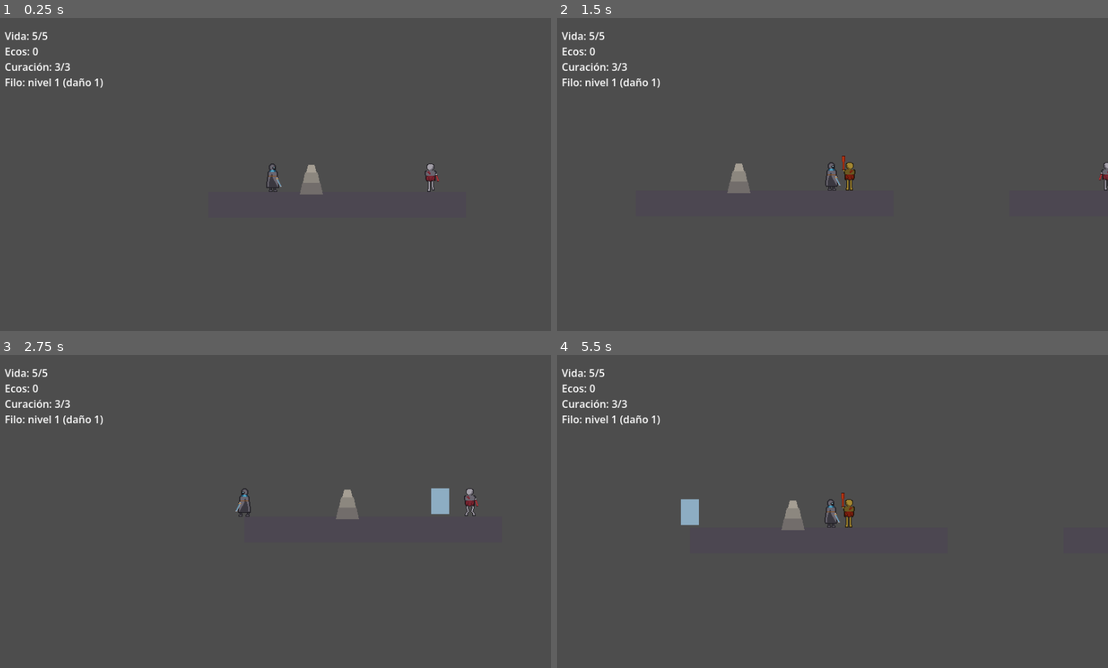
Above: before the commit, frames 1-4 (two rows, left to right).
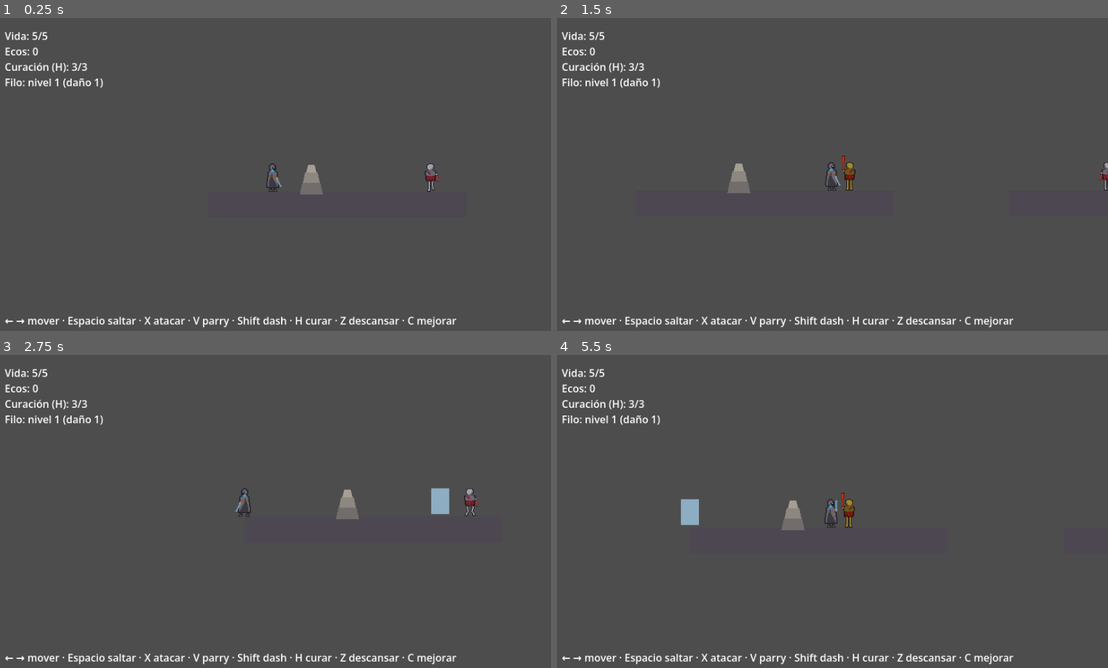
Above: after the commit, the same moments.

Repository: fcorguez92/desmemoria
Game: Godot game, scene res://game/levels/test_level.tscn
The game is run twice, just before and just after one commit, with the same random seed, the same clock (stepped at 60 frames per second) and the same inputs.
Inputs:
- Up to frame 1 (0.25 s): no input
- Up to frame 2 (1.5 s): tap Enter (ui_accept) at 0.5, 0.77 s; hold Right (ui_right) from 0.53 s (still down); tap X (attack) at 0.6 s; tap Shift (dash) at 0.8, 1.35 s
- Up to frame 3 (2.75 s): tap Enter (ui_accept) at 1.52 s; tap H (heal) at 1.55, 2.1 s; release Right (ui_right) at 2.03 s; hold Left (ui_left) from 2.03 s (still down); tap V (parry, bound only after the commit) at 2.3 s
- Up to frame 4 (5.5 s): release Left (ui_left) at 2.78 s; hold Right (ui_right) 2.78-4.28 s; tap V (parry, bound only after the commit) at 2.85, 5.3 s; tap Enter (ui_accept) at 3.02, 3.77, 4.52 s; tap X (attack) at 3.05, 3.6 s; tap Shift (dash) at 3.8, 4.35 s; hold Left (ui_left) 4.28-5.03 s; tap H (heal) at 4.55, 5.1 s; hold Right (ui_right) from 5.03 s (still down)

The runs differ from the first frame. In frame 1, 1.0% of the frame differs, in the area x 0-83%, y 14-99%; in frame 2, 1.0%; in frame 3, 1.0%; in frame 4, 1.1%.

Commit message:
Add parry (V), and show the controls and heal key in the HUD.
ParryComponent (core) opens a 0.2 s window on press in which a frontal
blow is deflected instead of dealing damage; there is a 0.7 s cooldown
and no attacking while on guard. A successful parry stuns the attacker
for 1.2 s (blue tint, cannot attack) and makes it take double damage,
rewarding the risk. Melee hits now pass the attacker to take_hit (an
optional third argument) so it can be stunned. Adds a guard pose to the
wanderer sprite, blue spark/flash/shake feedback, and a controls hint
plus "Curacion (H)" in the HUD, since the heal key was not shown anywhere.
Smoke tests cover the window, front/back hits, a timed parry with the
double-damage counter, and an early parry that fails (109 checks). Docs
and decision log updated.

Co-Authored-By: Claude Sonnet 5 <noreply@anthropic.com>

Diff:
--- a/core/components/melee_attack_component.gd
+++ b/core/components/melee_attack_component.gd
@@ -1,7 +1,7 @@
 class_name MeleeAttackComponent
 extends Node
 ## Ataque cuerpo a cuerpo: golpea una vez, con enfriamiento, a todo lo que
-## esté dentro de `hitbox` y tenga un método `take_hit(damage, from_direction)`.
+## esté dentro de `hitbox` y tenga un método `take_hit(damage, from_direction, attacker)`.
 ##
 ## Consulta los solapamientos en el instante del ataque en lugar de usar
 ## señales, para evitar depender del orden de eventos de la física.
@@ -42,6 +42,6 @@
 			continue
 		if target_group != &"" and not body.is_in_group(target_group):
 			continue
-		body.take_hit(damage, facing)
+		body.take_hit(damage, facing, attacker)
 		hit_landed.emit(body)
 	return true
--- /dev/null
+++ b/core/components/parry_component.gd
@@ -0,0 +1,54 @@
+class_name ParryComponent
+extends Node
+## Parry: al pulsar se abre una ventana muy breve durante la que un golpe frontal
+## se desvía en lugar de hacer daño. Si el golpe llega antes o después de la
+## ventana, o por la espalda, se recibe con normalidad. Tras pulsar hay un
+## enfriamiento, para que no se pueda pulsar sin riesgo todo el rato.
+##
+## No sabe qué pasa al desviar: emite `parried` y el dueño reacciona (efectos,
+## aturdir al atacante...). El dueño la consulta desde su `take_hit()`.
+
+## Se emite al abrir la ventana (para mostrar la pose de guardia).
+signal started
+## Se emite al desviar un golpe; `attacker` puede ser null.
+signal parried(attacker: Node)
+
+## Segundos que dura la ventana de desvío tras pulsar.
+@export var window: float = 0.2
+## Segundos, contados desde la pulsación, hasta poder volver a parar.
+@export var cooldown: float = 0.7
+
+var is_active: bool = false
+
+var _window_timer: float = 0.0
+var _cooldown_timer: float = 0.0
+
+
+func _physics_process(delta: float) -> void:
+	_cooldown_timer = maxf(_cooldown_timer - delta, 0.0)
+	_window_timer = maxf(_window_timer - delta, 0.0)
+	if is_active and _window_timer <= 0.0:
+		is_active = false
+
+
+## Abre la ventana de desvío. Devuelve false si está en enfriamiento o ya abierta.
+func try_start() -> bool:
+	if is_active or _cooldown_timer > 0.0:
+		return false
+	is_active = true
+	_window_timer = window
+	_cooldown_timer = cooldown
+	started.emit()
+	return true
+
+
+## Intenta desviar un golpe. `blow_direction` es la dirección en la que viaja el
+## golpe y `facing` la dirección a la que mira quien para: solo se desvían los
+## golpes frontales (los que viajan hacia quien para). Devuelve true si lo desvía.
+func try_deflect(blow_direction: int, facing: int, attacker: Node = null) -> bool:
+	if not is_active or blow_direction != -facing:
+		return false
+	is_active = false
+	_window_timer = 0.0
+	parried.emit(attacker)
+	return true
--- a/core/effects/hit_spark.gd
+++ b/core/effects/hit_spark.gd
@@ -10,9 +10,10 @@
 @export var duration: float = 0.18
 
 
-static func spawn(parent: Node, at: Vector2) -> void:
+static func spawn(parent: Node, at: Vector2, spark_color: Color = Color(1.0, 0.95, 0.7)) -> void:
 	var spark := HitSpark.new()
 	parent.add_child(spark)
+	spark.color = spark_color
 	spark.global_position = at
 
 
--- a/game/enemy/enemy.gd
+++ b/game/enemy/enemy.gd
@@ -4,9 +4,14 @@
 ## retroceder y cancela su ataque. Da Ecos al morir.
 
 const TELEGRAPH_COLOR := Color(1.0, 0.85, 0.3)
+const STUN_COLOR := Color(0.7, 0.9, 1.0)
 
 @export var ecos_reward: int = 2
 @export var gravity: float = 2250.0
+## Segundos de aturdimiento tras un parry, durante los que recibe doble daño.
+@export var parry_stun_time: float = 1.2
+
+var _stun_timer: float = 0.0
 
 @onready var health: HealthComponent = $HealthComponent
 @onready var hit_flash: HitFlashComponent = $HitFlashComponent
@@ -28,6 +33,11 @@
 
 
 func _physics_process(delta: float) -> void:
+	if _stun_timer > 0.0:
+		_stun_timer -= delta
+		if _stun_timer <= 0.0:
+			visual.modulate = Color.WHITE
+
 	if is_on_floor():
 		velocity.y = 0.0
 	else:
@@ -43,12 +53,22 @@
 
 
 ## Contrato "golpeable" (ver docs/arquitectura.md).
-func take_hit(damage: int, from_direction: int) -> void:
-	if health.take_hit(damage):
+func take_hit(damage: int, from_direction: int, _attacker: Node = null) -> void:
+	var stunned := _stun_timer > 0.0
+	if health.take_hit(damage * 2 if stunned else damage):
 		knockback.apply(from_direction)
-		ai.interrupt()
-		visual.modulate = Color.WHITE
+		ai.interrupt(maxf(0.3, _stun_timer))
+		visual.modulate = STUN_COLOR if stunned else Color.WHITE
 		attack_visual.reset()
+
+
+## Le han desviado el golpe: se queda aturdido, sin poder atacar, y recibe doble
+## daño mientras dure. Lo llama el jugador (ver Player._on_parried).
+func on_parried() -> void:
+	_stun_timer = parry_stun_time
+	ai.interrupt(parry_stun_time)
+	attack_visual.reset()
+	visual.modulate = STUN_COLOR
 
 
 func _on_damaged(_amount: int) -> void:
--- a/game/player/player.gd
+++ b/game/player/player.gd
@@ -27,6 +27,8 @@
 @onready var knockback: KnockbackComponent = $KnockbackComponent
 @onready var attack_visual: AttackVisualComponent = $AttackVisualComponent
 @onready var screen_shake: ScreenShakeComponent = $ScreenShakeComponent
+@onready var parry: ParryComponent = $ParryComponent
+@onready var parry_flash: HitFlashComponent = $ParryFlash
 @onready var weapon: TieredUpgrade = $WeaponUpgrade
 @onready var visual: Sprite2D = $Visual
 @onready var animator: SheetAnimator = $SheetAnimator
@@ -44,6 +46,7 @@
 	health.damaged.connect(_on_damaged)
 	health.died.connect(die)
 	melee.hit_landed.connect(_on_hit_landed)
+	parry.parried.connect(_on_parried)
 	weapon.changed.connect(_on_weapon_changed)
 	_on_weapon_changed()
 
@@ -52,8 +55,11 @@
 	respawn.track_ground(self)
 	motor.step(self, delta)
 
-	if Input.is_action_just_pressed("attack") and melee.try_attack(self, motor.facing):
+	# Con la guardia alzada no se puede atacar.
+	if Input.is_action_just_pressed("attack") and not parry.is_active and melee.try_attack(self, motor.facing):
 		attack_visual.swing()
+	if Input.is_action_just_pressed("parry") and parry.try_start():
+		animator.play_action("parry")
 	if Input.is_action_just_pressed("heal"):
 		health.use_heal_charge()
 
@@ -71,7 +77,9 @@
 
 
 ## Contrato "golpeable" (ver docs/arquitectura.md).
-func take_hit(damage: int, from_direction: int) -> void:
+func take_hit(damage: int, from_direction: int, attacker: Node = null) -> void:
+	if parry.try_deflect(from_direction, motor.facing, attacker):
+		return
 	if health.take_hit(damage):
 		knockback.apply(from_direction)
 
@@ -187,6 +195,16 @@
 		message_label.text = ""
 
 
+## Golpe desviado: sin daño, con efectos azules, y el atacante queda aturdido.
+func _on_parried(attacker: Node) -> void:
+	parry_flash.flash()
+	screen_shake.shake(5.0, 0.12)
+	if attacker is Node2D:
+		HitSpark.spawn(get_parent(), (global_position + attacker.global_position) / 2.0, Color(0.66, 0.89, 0.95))
+	if attacker and attacker.has_method("on_parried"):
+		attacker.on_parried()
+
+
 func _on_weapon_changed() -> void:
 	melee.damage = weapon.current_value()
 	_update_hud()
@@ -195,5 +213,5 @@
 func _update_hud() -> void:
 	health_label.text = "Vida: %d/%d" % [health.health, health.max_health]
 	ecos_label.text = "Ecos: %d" % ecos
-	heal_label.text = "Curación: %d/%d" % [health.heal_charges, health.max_heal_charges]
+	heal_label.text = "Curación (H): %d/%d" % [health.heal_charges, health.max_heal_charges]
 	weapon_label.text = "Filo: nivel %d (daño %d)" % [weapon.level + 1, weapon.current_value()]
--- a/game/player/player.tscn
+++ b/game/player/player.tscn
@@ -14,6 +14,7 @@
 [ext_resource type="Script" path="res://core/components/screen_shake_component.gd" id="12_shake"]
 [ext_resource type="Texture2D" path="res://game/player/player_sheet.png" id="13_sheet"]
 [ext_resource type="Script" path="res://core/components/sheet_animator.gd" id="14_animator"]
+[ext_resource type="Script" path="res://core/components/parry_component.gd" id="15_parry"]
 
 [sub_resource type="CapsuleShape2D" id="CapsuleShape2D_1"]
 radius = 12.0
@@ -32,12 +33,12 @@
 texture = ExtResource("13_sheet")
 offset = Vector2(0, -4)
 hframes = 4
-vframes = 5
+vframes = 6
 
 [node name="SheetAnimator" type="Node" parent="." node_paths=PackedStringArray("sprite")]
 script = ExtResource("14_animator")
 sprite = NodePath("../Visual")
-animations = {"attack": [4, 3, 12.0, false], "fall": [3, 1, 1.0, false], "idle": [0, 2, 4.0, true], "jump": [2, 1, 1.0, false], "run": [1, 4, 12.0, true]}
+animations = {"attack": [4, 3, 12.0, false], "parry": [5, 2, 10.0, false], "fall": [3, 1, 1.0, false], "idle": [0, 2, 4.0, true], "jump": [2, 1, 1.0, false], "run": [1, 4, 12.0, true]}
 
 [node name="Camera2D" type="Camera2D" parent="."]
 position_smoothing_enabled = true
@@ -124,3 +125,17 @@
 [node name="ScreenShakeComponent" type="Node" parent="." node_paths=PackedStringArray("camera")]
 script = ExtResource("12_shake")
 camera = NodePath("../Camera2D")
+
+[node name="ParryComponent" type="Node" parent="."]
+script = ExtResource("15_parry")
+
+[node name="ParryFlash" type="Node" parent="." node_paths=PackedStringArray("target")]
+script = ExtResource("8_flash")
+target = NodePath("../Visual")
+flash_color = Color(0.6, 0.9, 1, 1)
+duration = 0.15
+
+[node name="ControlsLabel" type="Label" parent="HUD"]
+offset_left = 16.0
+offset_top = 458.0
+text = "← → mover · Espacio saltar · X atacar · V parry · Shift dash · H curar · Z descansar · C mejorar"
--- a/project.godot
+++ b/project.godot
@@ -50,6 +50,11 @@
 "events": [Object(InputEventKey,"resource_local_to_scene":false,"resource_name":"","device":-1,"window_id":0,"alt_press …(190 unchanged characters)…
 ]
 }
+parry={
+"deadzone": 0.5,
+"events": [Object(InputEventKey,"resource_local_to_scene":false,"resource_name":"","device":-1,"window_id":0,"alt_pressed":false,"shift_pressed":false,"ctrl_pressed":false,"meta_pressed":false,"pressed":false,"keycode":0,"physical_keycode":86,"key_label":0,"unicode":0,"location":0,"echo":false,"script":null)
+]
+}
 
 [rendering]
 
--- a/tests/smoke_test.gd
+++ b/tests/smoke_test.gd
@@ -36,6 +36,7 @@
 	await _test_enemy_chases_telegraphs_and_hits()
 	await _test_enemy_attack_can_be_dodged_and_interrupted()
 	await _test_attack_feedback()
+	await _test_parry()
 	await _test_sprites_and_animations()
 	await _test_enemies_respawn_on_rest_and_death()
 	await _test_weapon_upgrade_at_anchor()
@@ -243,6 +244,59 @@
 	_check(enemy_animator.current == "strike", "al caer el golpe el enemigo reproduce su animación de golpe")
 	await _wait(25)
 	_check(enemy_animator.current in ["idle", "walk"], "tras golpear, el enemigo recupera sus animaciones de movimiento")
+
+
+func _test_parry() -> void:
+	await _fresh_level("Parry: ventana, golpes frontales y aturdimiento", true, true, "EnemySpawn1")
+	var parry: ParryComponent = _player.parry
+	_check("(H)" in _player.heal_label.text, "el HUD muestra la tecla de curación")
+	_check(not parry.try_deflect(-1, 1), "sin abrir la guardia no se desvía nada")
+	_check(parry.try_start(), "se puede abrir la guardia")
+	_check(not parry.try_start(), "no se puede reabrir con la guardia ya abierta")
+	_check(not parry.try_deflect(1, 1), "un golpe por la espalda no se desvía")
+	_check(parry.try_deflect(-1, 1), "un golpe frontal se desvía")
+	_check(not parry.is_active, "desviar consume la ventana")
+	await _wait(60)
+	_check(parry.try_start(), "pasado el enfriamiento se puede volver a parar")
+	await _wait(20)
+	_check(not parry.is_active, "la ventana se cierra sola si nadie ataca")
+
+	# Parry a tiempo contra un ataque real.
+	await _fresh_level("", false, true, "EnemySpawn1")
+	var enemy: Node2D = _level.get_node("EnemySpawn1").instance
+	_player.global_position = Vector2(660, 330)
+	while enemy.ai.state != PatrolChaseAI.State.WINDUP:
+		await physics_frame
+	# Se pulsa cuando ya queda poco para que caiga el golpe.
+	while enemy.ai._timer > 0.1:
+		await physics_frame
+	Input.action_press("parry")
+	await _wait(2)
+	Input.action_release("parry")
+	_check(_player.animator.current == "parry", "al parar se reproduce la pose de guardia")
+	await _wait(10)
+	_check(_player.health.health == 5, "un parry a tiempo evita el daño")
+	_check(enemy.ai.state == PatrolChaseAI.State.RECOVER and enemy._stun_timer > 0.0, "el enemigo queda aturdido")
+	# Contraataque: mientras está aturdido recibe doble daño.
+	Input.action_press("attack")
+	await _wait(3)
+	Input.action_release("attack")
+	_check(enemy.health.health == 1, "el aturdido recibe doble daño (3 de vida - 2 = 1)")
+
+	# Un parry demasiado pronto no salva: la ventana se cierra antes del golpe.
+	await _fresh_level("", false, true, "EnemySpawn1")
+	enemy = _level.get_node("EnemySpawn1").instance
+	_player.global_position = Vector2(660, 330)
+	while enemy.ai.state != PatrolChaseAI.State.WINDUP:
+		await physics_frame
+	Input.action_press("parry")
+	await _wait(2)
+	Input.action_release("parry")
+	for i in 60:
+		await physics_frame
+		if _player.health.health < 5:
+			break
+	_check(_player.health.health == 4, "un parry demasiado pronto no evita el golpe")
 
 
 func _test_sprites_and_animations() -> void:
Not shown, added: core/components/parry_component.gd.uid
Not shown: 1 places in game/player/player.tscn that only renumber resources
Binary file changed: game/player/player_sheet.png
Not shown, changed: README.md
Not shown, changed: art/source/player.sprite
Not shown, changed: core/README.md
Not shown, changed: docs/arquitectura.md
Not shown, changed: docs/arte.md
Not shown, changed: docs/decisiones.md
Not shown, changed: docs/estado.md
Not shown, changed: docs/nucleo-jugable.md
